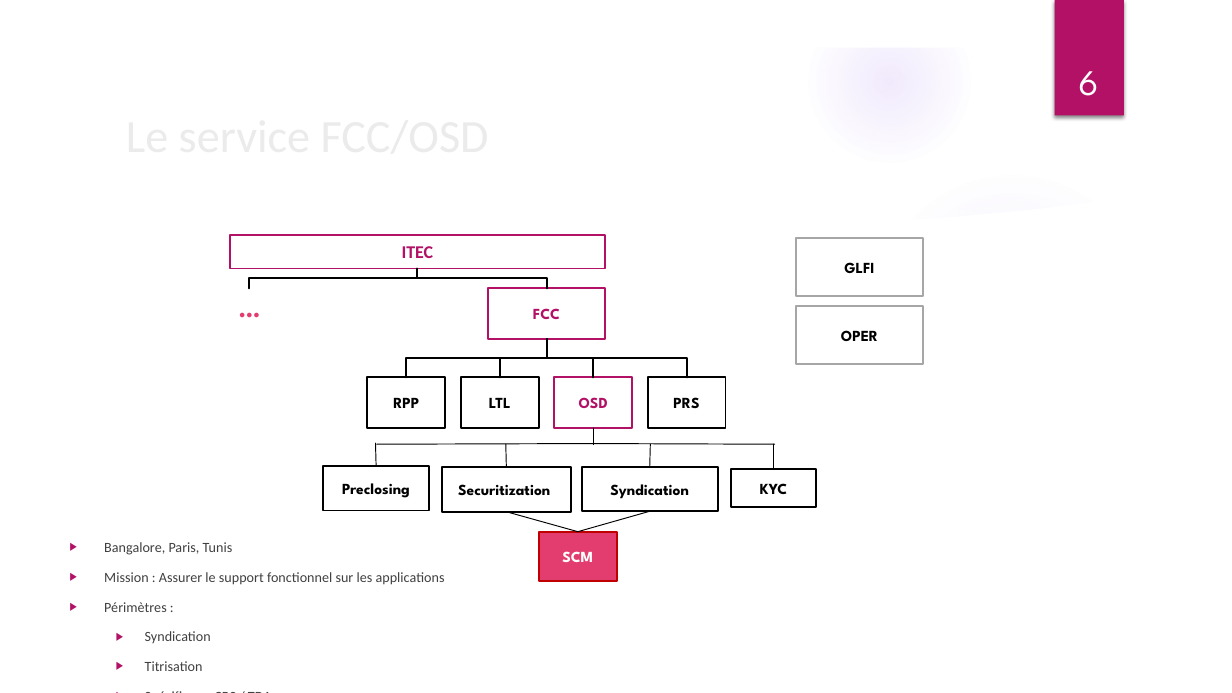
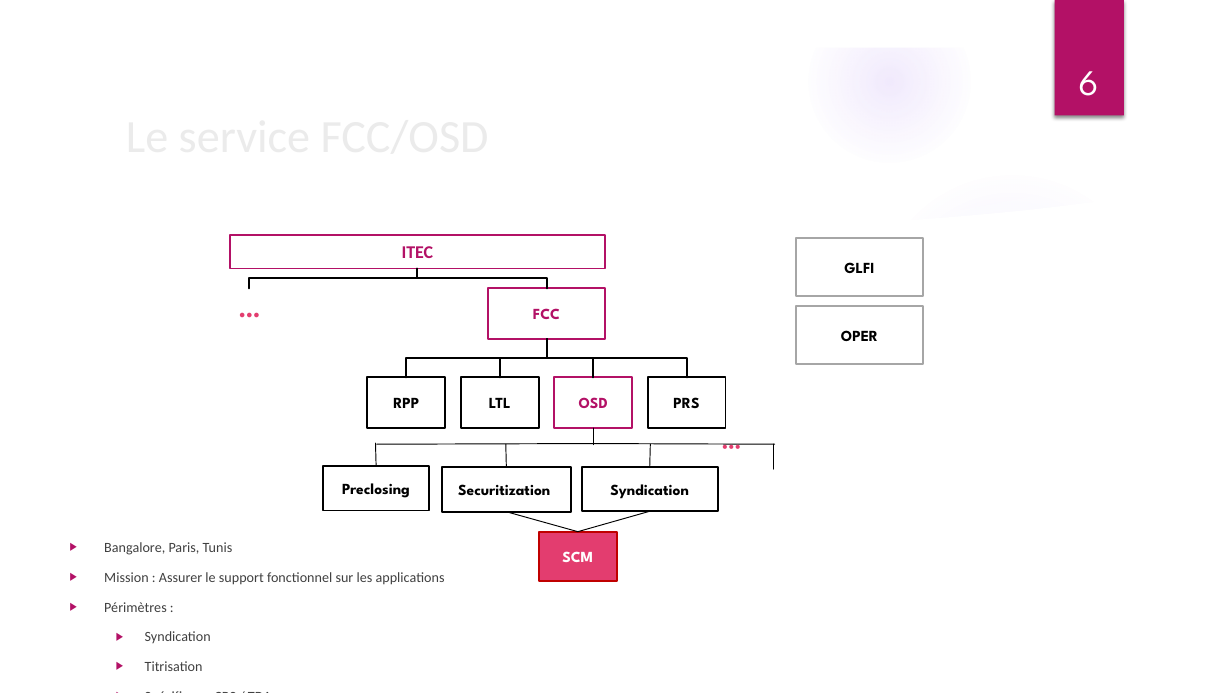
Before and after one commit to Thin-hinane/Rapport-de-stage-, a slide deck: slide 6 of PROJET IT DE GESTION DES OBLIGATIONS SECURISEES CBS.pptx. Drawn at 1232x693 pixels with LibreOffice and Linux fonts; fonts in the diff are those of the drawing; background and template pictures are left out. Boxes give left, top, right and bottom in pixels: in the first picture for what was removed or moved away, otherwise in the second. Text is boxed around its words. In the diff, an @@ line names an element or a change of style, - is before the commit and + after.

```diff
--- a/PROJET IT DE GESTION DES OBLIGATIONS SECURISEES CBS.pptx
+++ b/PROJET IT DE GESTION DES OBLIGATIONS SECURISEES CBS.pptx
@@ rectangle removed at (x1=731, y1=470, x2=816, y2=507) @@
-KYC
@@ text added at (x1=752, y1=473, x2=794, y2=510), 18 pt, text #E33D6F, bold @@
+…
```
Also in this commit, not shown: 3 other slides changed.
